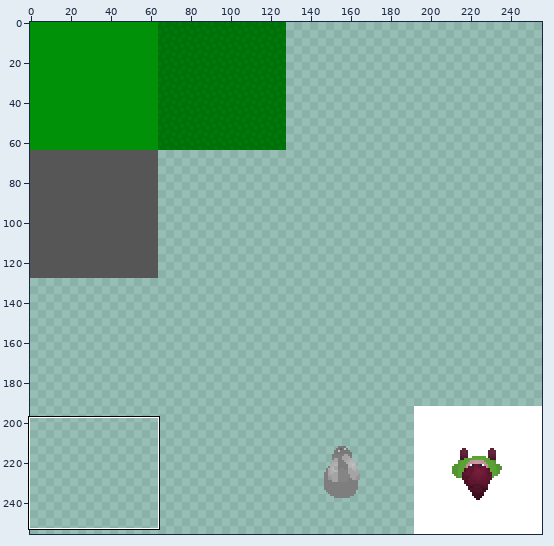
A sprite sheet gets an edit: AlakajamAlchemy/Assets/Images/spritesheet.png. The picture above shows the old version from afar; the outline marks the close-up.
Close-up. Earlier state:
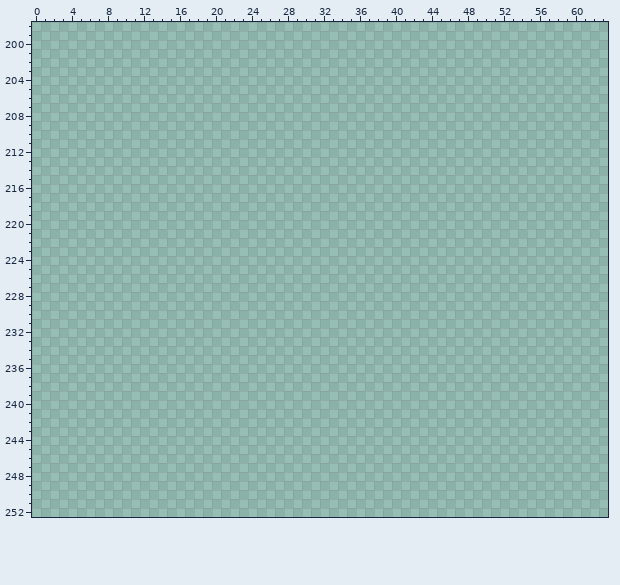
The file is 256x256 pixels. Colours within 5 levels of each other are drawn and written as one. Shown: x 0..63, y 198..252. The commit also changed other parts of the picture, which this record leaves out.
The same view after the edit:
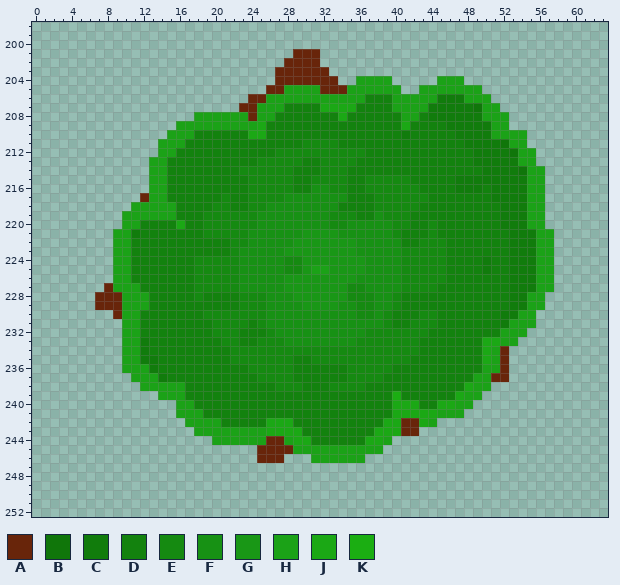
Palette (. is transparent): A #68250a  B #10760a  C #117c0c  D #13820e  E #158a11  F #179114  G #199716  H #1ba217  J #1ba815  K #1bae12
Diff:
@@ x 0..63 @@
 200 ................................................................
-201 ................................................................
-202 ................................................................
-203 ................................................................
-204 ................................................................
-205 ................................................................
-206 ................................................................
-207 ................................................................
-208 ................................................................
-209 ................................................................
-210 ................................................................
-211 ................................................................
-212 ................................................................
-213 ................................................................
-214 ................................................................
-215 ................................................................
-216 ................................................................
-217 ................................................................
-218 ................................................................
-219 ................................................................
-220 ................................................................
-221 ................................................................
-222 ................................................................
-223 ................................................................
-224 ................................................................
-225 ................................................................
-226 ................................................................
-227 ................................................................
-228 ................................................................
-229 ................................................................
-230 ................................................................
-231 ................................................................
-232 ................................................................
-233 ................................................................
-234 ................................................................
-235 ................................................................
-236 ................................................................
-237 ................................................................
-238 ................................................................
-239 ................................................................
-240 ................................................................
-241 ................................................................
-242 ................................................................
-243 ................................................................
-244 ................................................................
-245 ................................................................
-246 ................................................................
+201 .............................AAA................................
+202 ............................AAAA................................
+203 ...........................AAAAAA...............................
+204 ...........................AAAAAAA..HHHH.....HHH................
+205 ..........................AAHHHHAAAHHHHHH..HHHHHHH..............
+206 ........................AAHHHHHHHHHHHDDDHHHHHCCCHHH.............
+207 .......................AAHHHDDDDJJJJDDDDHHHHCCCCCBHH............
+208 ..................HHHHHHAHHDDDDDDDJDDDDDDHHDCCCCCCHHH...........
+209 ................HHHHHHHHHJDDDDDDDDDDDDDDDJDDDDCCCCCHH...........
+210 ...............HHHDDDDDDJJDDDDDDDDDDDDDDDCDDDDDCCCCHHHH.........
+211 ..............HHHDDDDDDDDDDDDDEEEEDDDDDDDDDDDDDDCCCCBHH.........
+212 ..............HHDDDDDDDDDDDEEEEEEEEEEDDDDDDDDDDDDCCCCBHH........
+213 .............HHDDDDDDDDDDEEEEEDDEEEEDDDDDDDDDDDDDCCCCCHH........
+214 .............HHDDDDDDDDEEEEEEDDDEEEDDDDDDDDDDDDDDDCCCCBHH.......
+215 .............HHDDDDDDDDDEEEEEDDEEEEDDEEEEEDDDDDCCCCCCCCHH.......
+216 .............HHDDDDDDDDDEEEEEDDFFEEDDEEEEEEDDDDCCCDCCCCHH.......
+217 ............AHHDDDDDDEDDEEEEFFFFFFFDDDEEEEEEDDDDDDDCCCCHH.......
+218 ...........HHHHHDDDDEEDDEEFFFFFFFFDDDDEEEEEDDDDDDDDDCCCHH.......
+219 ..........HHHHHHDDDEEEEEEFFFFFFFFEEEDDFEEEDDDDDDDDDDCCCHH.......
+220 ..........HHDDDDJDDEEEEEEFFFFFFFFEEFFFFFEEDDEDDDDDDDCCCHH.......
+221 .........HHCDDDDDDDEEEEEFFFFFFGGGGFFFFFFEDDDEDDDDDDDDCCCHH......
+222 .........HHDDDDDDDDDDDEEFFFFFGGGGGGGFFFFFDDEEEDDDDDDDCCCHH......
+223 .........HHDDDDDDDDDDDEFFFFFGGGGGGGGFFFFFEEEEEDDDDDDDCCCHH......
+224 .........HHDDDDDDDEEEEEFFFFFEEGGGGGGGFFFFEEEEEDDDDCDDCCCHH......
+225 .........HHDDDDDDDEEEEEFFFFFEEGHHGGGGFFFFEEEEEDDDDCDDCCCHH......
+226 .........HHDDDDDDDEEEEEFFFFFGGGGGGGGFFFFFEEEEEDDDDDDDCCCHH......
+227 ........AHHHDDDDDDEEEEEFFFFFGGGGGGGEEFFFFEEEEDDDDDDDDCCCHH......
+228 .......AAAHHHDDDDDEDDDDEEEFFFGGGGGGEEEFFEDDDDDDDDDDDDCCHH.......
+229 .......AAAHHHDDDDDDDDDDEEEFFFFGGGGFFEEFFEDDDDDDDDDDDDCCHH.......
+230 .........AHHDDDDDDDEEEEEEEFFFFFFFFFFEEFEDDDEEDDDDDDDCCHH........
+231 ..........HHDDDDDDDDEEEEDEFFFFFFFFFFFFFEDDEEEDDDDDDDCHHH........
+232 ..........HHDDDDDDDDEEEDDDEFFFFFFFFFFEEEEEEEDDDDDDDDHHH.........
+233 ..........HHCDDDDDDDDEEDDEEEFFFFFFFFEEEEEEEDDDDDDDJJHH..........
+234 ..........HHCDDDDDDDDDEEEEEEEEEEEEEEEEEEEEEDDDDDDDJHA...........
+235 ..........HHCCDDDDDDDDEEEEEEEDDEEEEEEEEEEEDDDDDDDDJHA...........
+236 ..........HHHCDDDDDDDDDDEEEEEDDDDDDEEEEEDDDDDDDDDDHHA...........
+237 ...........HHHCDDDDDDDDDDEEEEDDDDDDEEEEDDDDDDDDDDHHAA...........
+238 ............HHHHHDDDDDDDDDDEEEDDDEEEEDDDDDDDDDDDJHH.............
+239 ..............HHHDDDDDDDDDDDDDDDDDDDDDDDKDDDDDDJHH..............
+240 ................HHDDDDDDDDDDDDDDDDDDDDDDJJJDDJJHH...............
+241 ................HHHDDDDDDDDDDDDDDDDDDDDDJJJJJHHH................
+242 .................HHHHDDDDDJJJDDDDDDDDDDJJAAJH...................
+243 ..................HHHHHHHHJJJJDDDDDDDDJJJAA.....................
+244 ....................HHHHHHAAHJJDDDDDDJJH........................
+245 .........................AAAAHHHHHHHHHH.........................
+246 .........................AAA...HHHHHH...........................
 247 ................................................................
Boxes around the changes in both close-ups, in picture pixels (x1, y1, x2, y2):
added: (95, 49, 554, 463)
